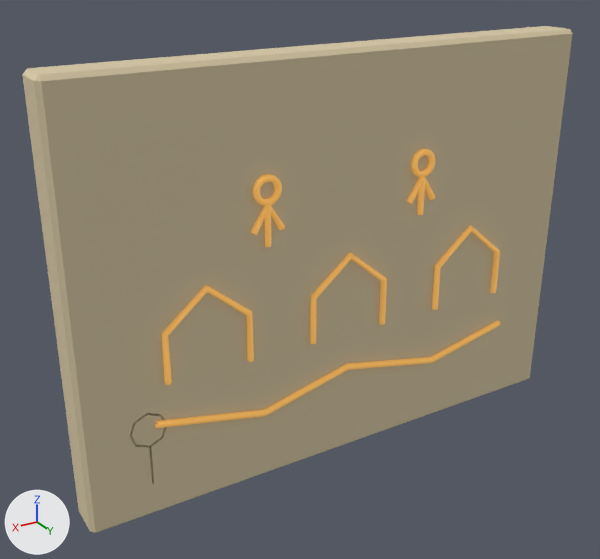
The glTF model game/models/cave/mural_0.glb as it was, and as the next commit left it.
Both versions are drawn from a 50 mm lens placed at (3.08, 4.62, 3.73), pointed at (0.28, -0.04, 1.4). Arrows for +X, +Y and +Z are at lower left; the lights stay in place. The older version comes first. Vertices at exactly the same position are counted once.

Objects in the first picture: 'mural_0'.
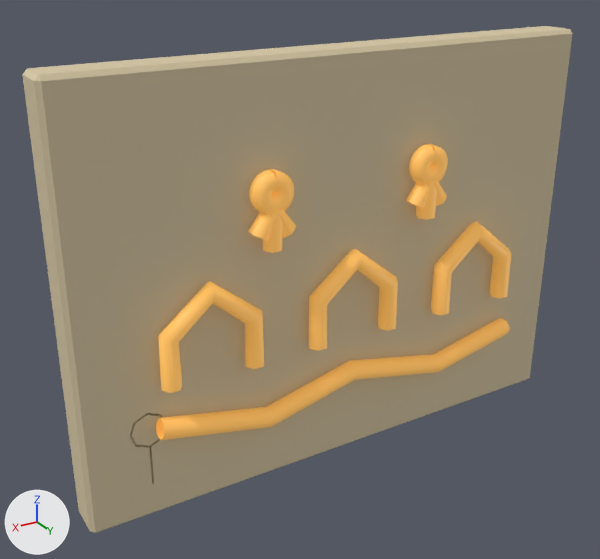
Where the change shows, as pixel boxes (x1, y1, x2, y2) in the pictures (600 x 559 px; the box of a moved part takes in the faces that stretch with it):
part 1 of me_mural_panel, moved or reshaped: before (417, 177, 426, 215); after (416, 180, 437, 220)
part 2 of me_mural_panel, moved or reshaped: before (264, 205, 271, 247); after (262, 209, 282, 253)
part 3 of me_mural_panel, rebuilt (15% wider, 11% taller): before (310, 252, 387, 344); after (309, 249, 398, 351)
part 4 of me_mural_panel, rebuilt (17% wider, 9% taller): before (432, 225, 500, 310); after (431, 222, 511, 315)
part 5 of me_mural_panel, rebuilt (13% taller): before (155, 320, 501, 428); after (156, 318, 510, 440)
part 6 of me_mural_panel, rebuilt (14% wider, 12% taller): before (161, 285, 254, 385); after (158, 281, 264, 393)
part 7 of me_mural_panel, moved or reshaped: before (407, 149, 435, 204); after (406, 144, 448, 209)
part 8 of me_mural_panel, moved or reshaped: before (251, 174, 285, 235); after (248, 169, 296, 241)

The change, as a list of edits to the scene's bpy script:
```text
Change me_mural_panel:
    used by ob_mural_0; location = (0.0, 0.0, 0.0)
    remove me_mural_panel.from_pydata(...)  # 545 vertices, 972 faces; spans x -2.0..2.0, y -0.15..0.19, z 0.0..3.0
    add me_mural_panel.from_pydata(...)  # 549 vertices, 972 faces; spans x -2.0..2.0, y -0.15..0.3, z 0.0..3.0
    me_mural_panel part 1: the loose piece of 12 vertices spanning x -0.62..-0.58, y 0.15..0.19, z 1.8..2.08 is scaled about its middle by (3, 3, 1), then moved by (0.0, 0.06, 0.0)
    me_mural_panel part 2: the loose piece of 12 vertices spanning x 0.63..0.67, y 0.15..0.19, z 1.8..2.08 is scaled about its middle by (3, 3, 1), then moved by (0.0, 0.06, 0.0)
    me_mural_panel part 3: the loose piece of 30 vertices spanning x -0.32..0.32, y 0.15..0.19, z 1.0..1.62 is rebuilt with 30 vertices and now spans x -0.37..0.37, y 0.17..0.29, z 1.0..1.67
    me_mural_panel part 4: the loose piece of 30 vertices spanning x -1.42..-0.78, y 0.15..0.19, z 1.0..1.62 is rebuilt with 30 vertices and now spans x -1.47..-0.73, y 0.17..0.29, z 1.0..1.67
    me_mural_panel part 5: the loose piece of 30 vertices spanning x -1.5..1.5, y 0.15..0.19, z 0.53..0.74 is rebuilt with 30 vertices and now spans x -1.51..1.51, y 0.16..0.3, z 0.49..0.78
    me_mural_panel part 6: the loose piece of 30 vertices spanning x 0.78..1.42, y 0.15..0.19, z 1.0..1.62 is rebuilt with 30 vertices and now spans x 0.73..1.47, y 0.17..0.29, z 1.0..1.67
    me_mural_panel part 7: 164 vertices removed from x -0.72..-0.48, y 0.15..0.19, z 1.89..2.28; 166 vertices added at x -0.76..-0.44, y 0.16..0.3, z 1.87..2.32
    me_mural_panel part 8: 164 vertices removed from x 0.53..0.77, y 0.15..0.19, z 1.89..2.28; 166 vertices added at x 0.49..0.81, y 0.16..0.3, z 1.87..2.32
```
